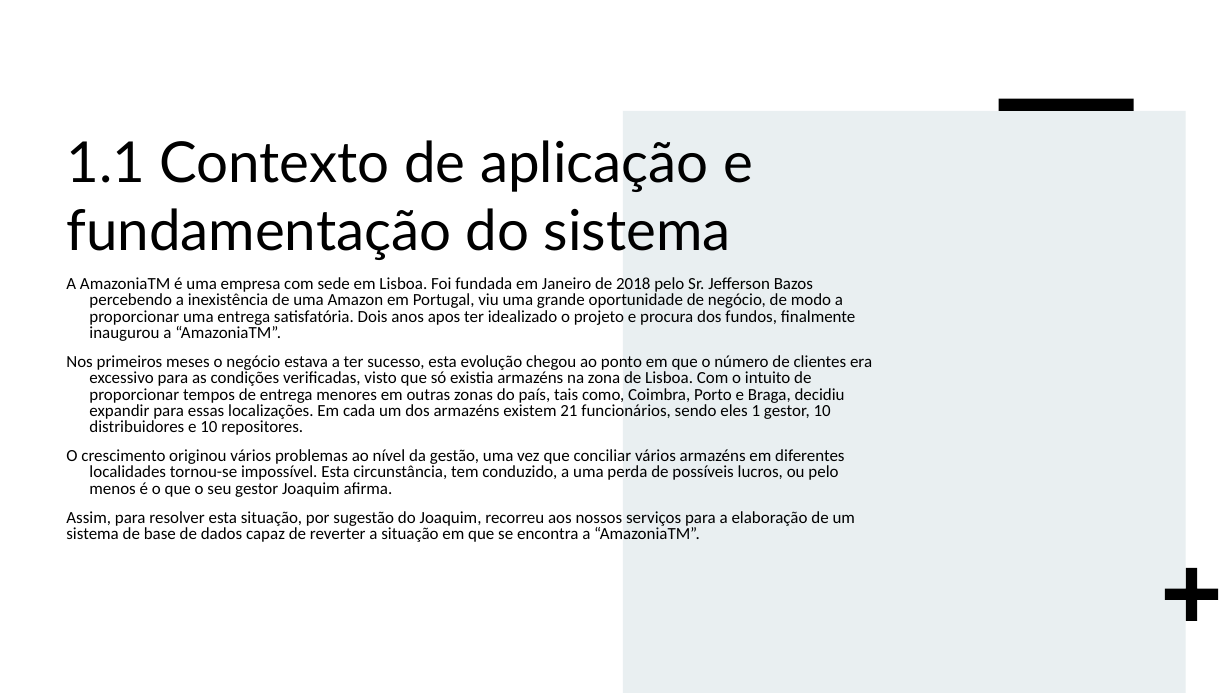
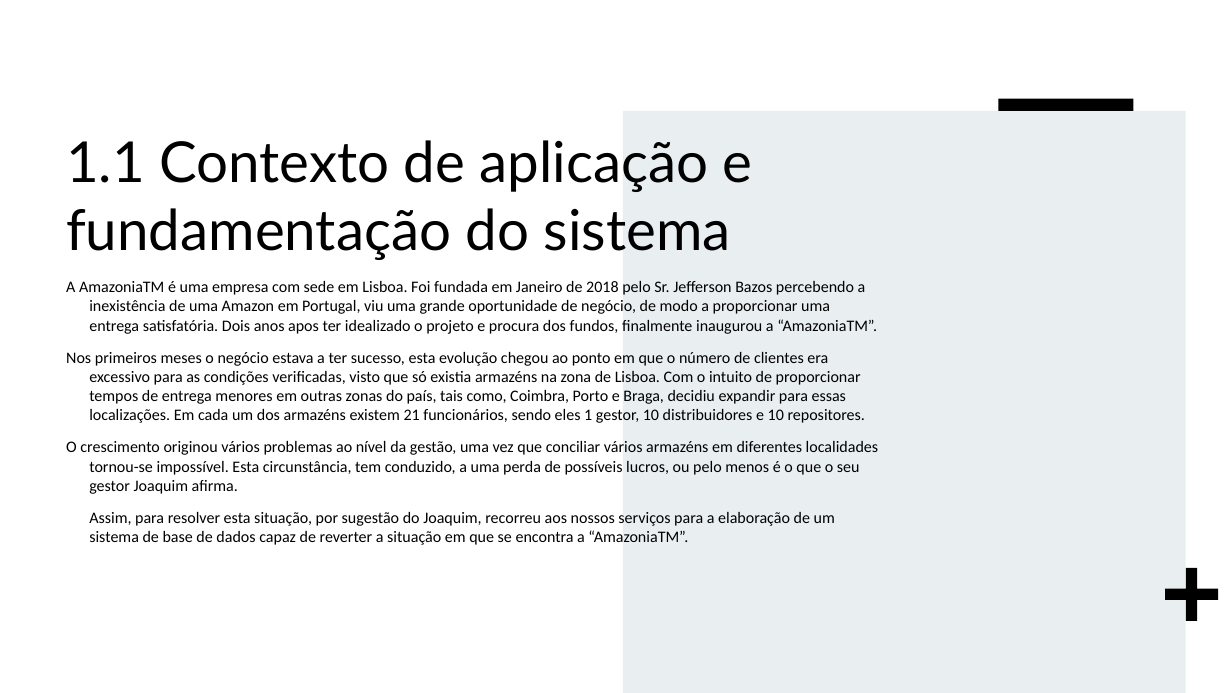
Before and after one commit to TiagoPR/AmazoniaTM, a slide deck: slide 3 of Trabalho Base de dados.pptx. Drawn at 1232x693 pixels with LibreOffice and Linux fonts; fonts in the diff are those of the drawing. Boxes give left, top, right and bottom in pixels: in the first picture for what was removed or moved away, otherwise in the second. Text is boxed around its words. In the diff, an @@ line names an element or a change of style, - is before the commit and + after.

```diff
--- a/Trabalho Base de dados.pptx
+++ b/Trabalho Base de dados.pptx
@@ text "A AmazoniaTM é uma empresa ..." at (66,281,878,545): size 13.2 to 12.5 pt; line spacing 0.8 to 1 @@
```
Also in this commit, not shown: 6 other slides changed, 2 other files.
